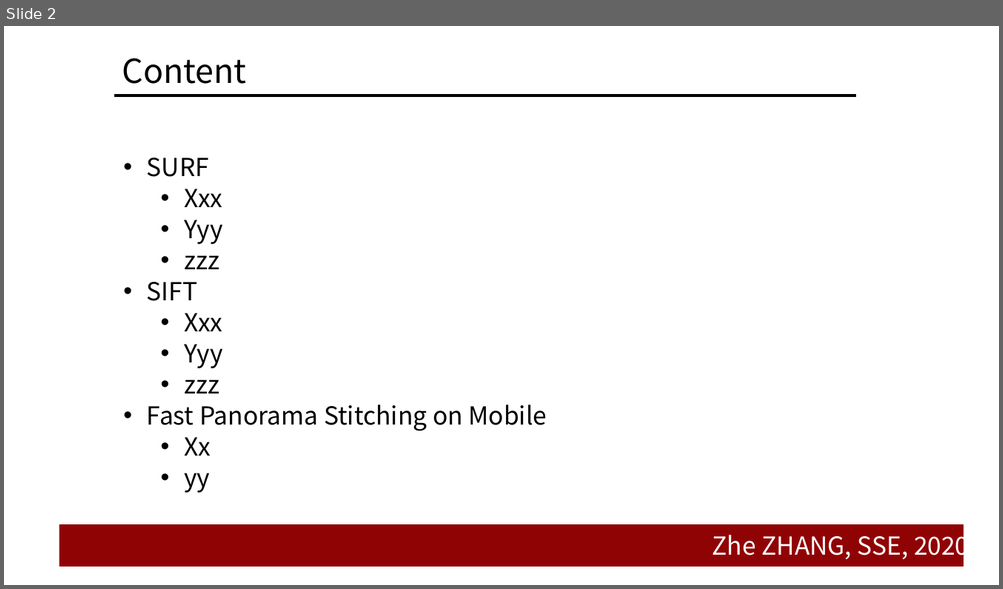
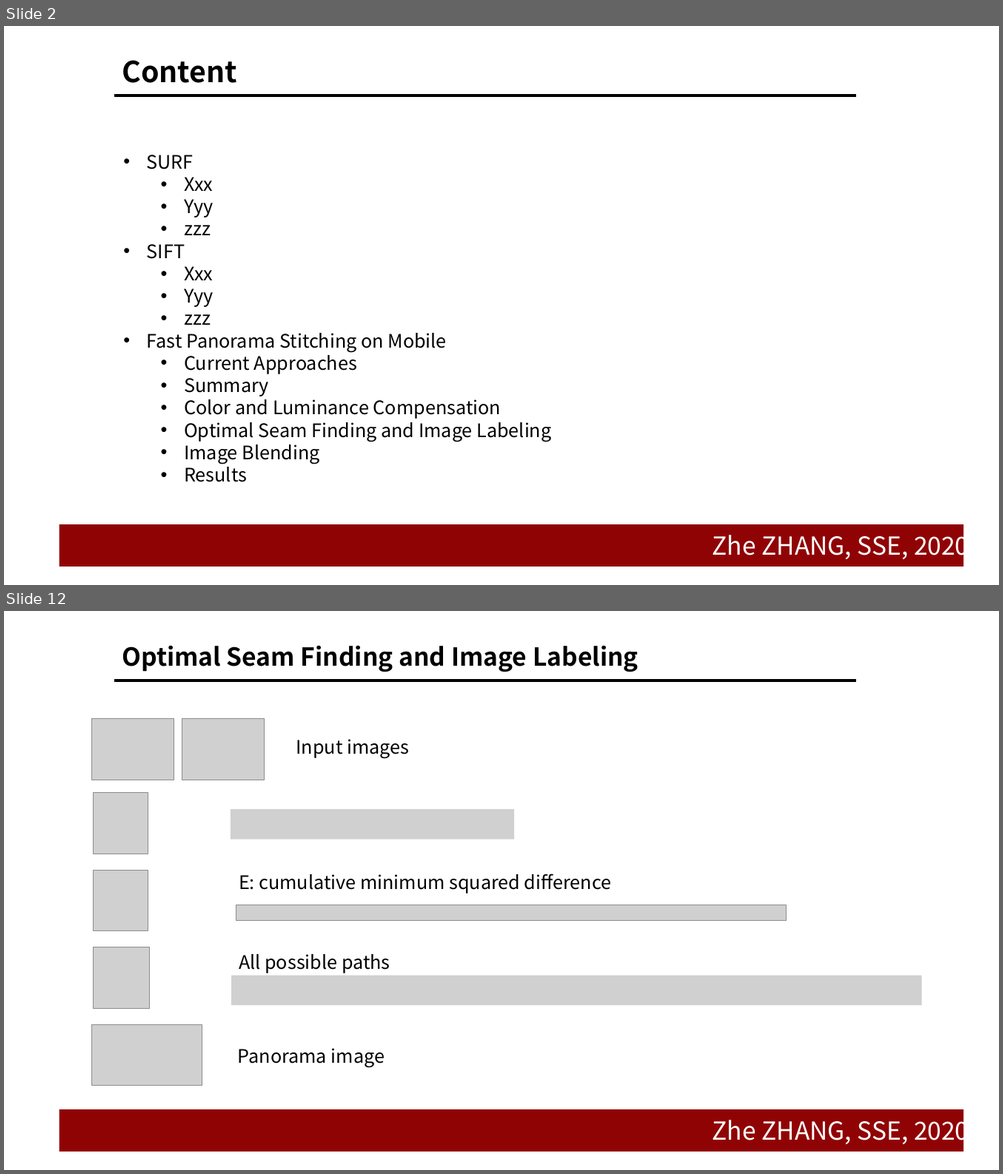
Before and after one commit to doubleZ0108/Panorama-Stitching, a slide deck: Panorama-Stitching-on-Mobile/pre/pre.pptx. Shown one above the other, each under a label of ours: slide 2 before the commit, slides 2 and 12 after it; the slides between them are not shown. The pictures are 1003x589 and 1003x1174 pixels, drawn with LibreOffice and Linux fonts; fonts in the diff are those of the drawing; grey boxes stand for pictures; background and template pictures are left out. Boxes give left, top, right and bottom in pixels: in the first picture for what was removed or moved away, otherwise in the second. Text is boxed around its words. In the diff, an @@ line names an element or a change of style, - is before the commit and + after.

Commit message:
:page_facing_up:finish mobile pre

```diff
--- a/Panorama-Stitching-on-Mobile/pre/pre.pptx
+++ b/Panorama-Stitching-on-Mobile/pre/pre.pptx
@@ slide 12 added at (4,611,999,1170), background #FFFFFF; not listed: 3 template elements that a slide beside it also shows @@
@@ title added at (122,645,638,672), 24 pt, text #000000, bold @@
+Optimal Seam Finding and Image Labeling
@@ picture added at (92,718,174,780) @@
@@ picture added at (182,718,264,780) @@
@@ text added at (296,739,409,758), 18 pt, text #000000 @@
+Input images
@@ picture added at (93,793,148,854) @@
@@ picture added at (230,809,514,840) @@
@@ picture added at (93,870,148,931) @@
@@ text added at (239,874,611,894), 18 pt, text #000000 @@
+E: cumulative minimum squared difference
@@ picture added at (236,905,786,920) @@
@@ picture added at (93,948,150,1008) @@
@@ text added at (239,954,390,974), 18 pt, text #000000 @@
+All possible paths
@@ picture added at (232,976,922,1005) @@
@@ picture added at (92,1025,202,1086) @@
@@ text added at (238,1048,384,1068), 18 pt, text #000000 @@
+Panorama image
@@ slide 2 changed as well @@
@@ title "Content" at (122,60,237,83): size 32 to 28 pt, bold on @@
@@ text at (147,155,447,352): size 24 to 18 pt in "SURF", "Xxx", "Yyy", "zzz" and 5 more places; line spacing 30pt to 1 @@
@@ text at (184,351,551,483): text changed; size 24 to 18 pt; font Noto Sans CJK JP to Noto Sans CJK SC @@
-  • Xx
-  • yy
+  • Current Approaches
+  • Summary
+  • Color and Luminance Compensation
+  • Optimal Seam Finding and Image Labeling
+  • Image Blending
+  • Results
```
Also in this commit, not shown: 1 other slide changed, 14 other slides added, 3 other files.
